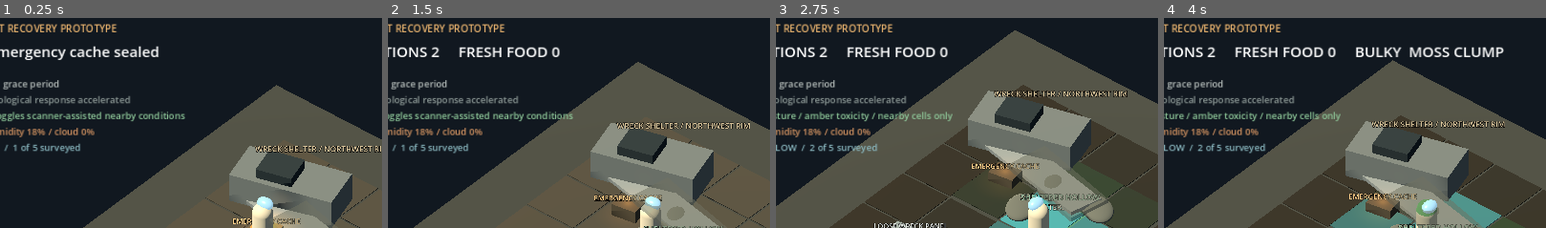
Above: before the commit, frames 1-4 (left to right).
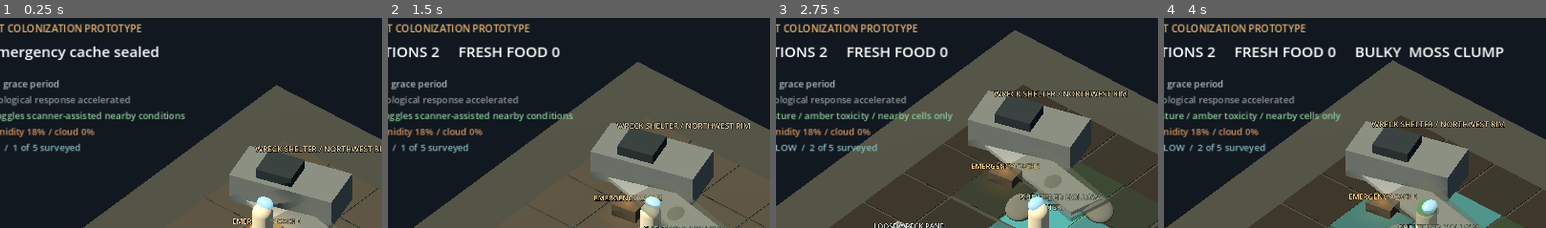
Above: after the commit, the same moments.

Repository: mmullen200/first-rain
Game: Godot game, scene res://main.tscn
Two runs of this game, one before a commit and one after it. Both use one fixed random seed, a clock stepped at 60 frames per second and the inputs below.
Inputs:
- Up to frame 1 (0.25 s): no input
- Up to frame 2 (1.5 s): tap Enter at 0.5 s; hold D 0.53-1.28 s; hold E 0.53-1.28 s; tap Space at 0.77 s; hold S from 1.28 s (still down); tap F at 1.35 s
- Up to frame 3 (2.75 s): tap Space at 1.52 s; release S at 2.03 s; hold D from 2.03 s (still down); tap V at 2.1 s
- Up to frame 4 (4 s): release D at 2.78 s; hold W 2.78-3.53 s; tap C at 2.85 s; tap Space at 3.02, 3.77 s; hold A from 3.53 s (still down); tap T at 3.6 s
The pictures show only the part of the screen within x 16-66%, y 0-50%; the shares and areas given below are measured in that part.

The runs differ from the first frame. In frame 1, 1.1% of the frame differs, in the area x 2-38%, y 2-7%; in frame 2, 1.1%; in frame 3, 1.1%; in frame 4, 1.1%.

Commit message:
Place arriving animals by local habitat

Diff:
--- a/prototypes/godot-first-interaction/main.gd
+++ b/prototypes/godot-first-interaction/main.gd
@@ -627,7 +627,7 @@
 
 	var title := Label.new()
 	title.position = Vector2(24, 18)
-	title.text = "FIRST RAIN  /  HABITAT RECOVERY PROTOTYPE"
+	title.text = "FIRST RAIN  /  HABITAT COLONIZATION PROTOTYPE"
 	title.add_theme_font_size_override("font_size", 15)
 	title.add_theme_color_override("font_color", Color("e9b36e"))
 	canvas.add_child(title)
@@ -1163,7 +1163,7 @@
 	ecology_step_accumulator += delta
 	while ecology_step_accumulator >= ECOLOGY_STEP_SECONDS:
 		ecology_step_accumulator -= ECOLOGY_STEP_SECONDS
-		_seed_integrated_animals(ecology.summary())
+		_seed_integrated_animals()
 		var animal_events: Array[Dictionary] = animal_simulation.step()
 		_handle_authoritative_animal_events(animal_events)
 		var state: Dictionary = ecology.summary()
@@ -1211,25 +1211,141 @@
 			_set_status("The wetland releases a sharp airborne trace. The scanner separates sulfur precursor in water from volatile material above it.")
 
 
-func _seed_integrated_animals(state: Dictionary) -> void:
-	if int(state["rhizome_cells"]) >= 1 and not animal_simulation.agents.has("colony:1"):
-		_register_ecological_role("colony", "colony:1", Vector2i(10, 8), "Eusocial colony — recycles detritus into nutrients, but hungry workers can strip rooted growth")
-	if int(state["canopy_cells"]) >= 1 and not animal_simulation.agents.has("vector:1"):
-		_register_ecological_role("vector", "vector:1", Vector2i(12, 8), "Flying vector — carries reproductive material between separated plant patches")
-	if int(state["aquatic_cells"]) >= 1 and not animal_simulation.agents.has("engineer:1"):
-		_register_ecological_role("wetland_engineer", "engineer:1", Vector2i(16, 11), "Wetland engineer — converts gathered biomass into dams that retain water and obstruct drainage")
-	if int(state["rhizome_cells"]) >= 1 and grazer_awake and not animal_simulation.agents.has("grazer:2"):
-		_register_ecological_role("grazer", "grazer:2", Vector2i(9, 8), "Second grazer — makes mating and population recovery possible when forage persists")
-	if animal_simulation.agents.has("grazer:2") and int(state["canopy_cells"]) >= 1 and not animal_simulation.agents.has("predator:1"):
-		_register_ecological_role("predator", "predator:1", Vector2i(20, 9), "Predator — limits grazer pressure and may become a direct combat threat")
-
-
-func _register_ecological_role(species: String, stable_id: String, cell: Vector2i, discovery: String) -> void:
+func _seed_integrated_animals() -> void:
+	var arrivals := [
+		["colony", "colony:1"],
+		["vector", "vector:1"],
+		["wetland_engineer", "engineer:1"]
+	]
+	if grazer_awake:
+		arrivals.append(["grazer", "grazer:2"])
+	if animal_simulation.agents.has("grazer:2"):
+		arrivals.append(["predator", "predator:1"])
+	for arrival in arrivals:
+		var species: String = arrival[0]
+		var stable_id: String = arrival[1]
+		if animal_simulation.agents.has(stable_id):
+			continue
+		var habitat: Dictionary = _best_arrival_habitat(species)
+		if habitat.is_empty():
+			continue
+		_register_ecological_role(species, stable_id, habitat)
+
+
+func _best_arrival_habitat(species: String) -> Dictionary:
+	if species == "predator":
+		return _best_predator_arrival_habitat()
+	var radius := 3 if species == "vector" else 2
+	var best := {}
+	var best_score := -1.0
+	for y in range(ecology.HEIGHT):
+		for x in range(ecology.WIDTH):
+			var cell := Vector2i(x, y)
+			var evidence := _local_habitat_evidence(cell, radius)
+			var score := _species_habitat_score(species, evidence)
+			if score > best_score:
+				best_score = score
+				best = {"cell": cell, "score": score, "evidence": evidence}
+	if best_score < 0.0:
+		return {}
+	return best
+
+
+func _local_habitat_evidence(center: Vector2i, radius: int) -> Dictionary:
+	var evidence := {
+		"detritus": 0.0,
+		"forage": 0.0,
+		"surface_water": 0.0,
+		"plant_material": 0.0,
+		"flowering": 0.0,
+		"flowering_sources": 0,
+		"moisture": 0.0,
+		"toxicity": 0.0,
+		"weight": 0.0
+	}
+	for y in range(maxi(0, center.y - radius), mini(ecology.HEIGHT - 1, center.y + radius) + 1):
+		for x in range(maxi(0, center.x - radius), mini(ecology.WIDTH - 1, center.x + radius) + 1):
+			var sample: Dictionary = ecology.cell_snapshot(x, y)
+			var distance := absi(x - center.x) + absi(y - center.y)
+			var weight := 1.0 / float(distance + 1)
+			var local_flowering: float = float(sample["ground_bloom"]) + float(sample["canopy_bloom"])
+			evidence["detritus"] += float(sample["dead_biomass"]) * weight
+			evidence["forage"] += (float(sample["moss"]) + float(sample["rhizome"])) * weight
+			evidence["surface_water"] += float(sample["surface_water"]) * weight
+			evidence["plant_material"] += (float(sample["moss"]) + float(sample["rhizome"]) + float(sample["canopy"])) * weight
+			evidence["flowering"] += local_flowering * weight
+			if local_flowering >= 0.025:
+				evidence["flowering_sources"] += 1
+			evidence["moisture"] += float(sample["moisture"]) * weight
+			evidence["toxicity"] += float(sample["toxicity"]) * weight
+			evidence["weight"] += weight
+	evidence["moisture"] /= maxf(0.001, float(evidence["weight"]))
+	evidence["toxicity"] /= maxf(0.001, float(evidence["weight"]))
+	return evidence
+
+
+func _species_habitat_score(species: String, evidence: Dictionary) -> float:
+	var viability: float = maxf(0.0, 1.0 - float(evidence["toxicity"]))
+	match species:
+		"colony":
+			if float(evidence["detritus"]) < 0.42 or float(evidence["moisture"]) < 0.08:
+				return -1.0
+			return float(evidence["detritus"]) * (0.4 + float(evidence["moisture"])) * viability
+		"vector":
+			if int(evidence["flowering_sources"]) < 2 or float(evidence["flowering"]) < 0.1:
+				return -1.0
+			return float(evidence["flowering"]) * viability + float(evidence["flowering_sources"]) * 0.025
+		"wetland_engineer":
+			if float(evidence["surface_water"]) < 0.28 or float(evidence["plant_material"]) < 0.32:
+				return -1.0
+			return minf(float(evidence["surface_water"]), float(evidence["plant_material"])) * viability
+		"grazer":
+			if float(evidence["forage"]) < 0.65:
+				return -1.0
+			return float(evidence["forage"]) * viability
+	return -1.0
+
+
+func _best_predator_arrival_habitat() -> Dictionary:
+	var prey_cells: Array[Vector2i] = []
+	for stable_id in animal_simulation.agents:
+		var agent: Dictionary = animal_simulation.agent_state(stable_id)
+		if not agent.is_empty() and bool(agent["alive"]) and String(agent["species"]) == "grazer":
+			prey_cells.append(agent["cell"])
+	if prey_cells.size() < 2:
+		return {}
+	var best_cell := Vector2i.ZERO
+	var best_score := -1.0
+	for y in range(ecology.HEIGHT):
+		for x in range(ecology.WIDTH):
+			var cell := Vector2i(x, y)
+			var score := 0.0
+			for prey_cell in prey_cells:
+				score += 1.0 / float(absi(prey_cell.x - cell.x) + absi(prey_cell.y - cell.y) + 1)
+			if score > best_score:
+				best_score = score
+				best_cell = cell
+	return {"cell": best_cell, "score": best_score, "evidence": {"living_grazers": prey_cells.size()}}
+
+
+func _register_ecological_role(species: String, stable_id: String, habitat: Dictionary) -> void:
+	var cell: Vector2i = habitat["cell"]
 	if not animal_simulation.register_agent(species, stable_id, {"cell": cell, "hunger": 0.35, "body_biomass": 0.8}):
 		return
 	animal_roles_announced[stable_id] = true
-	_add_discovery(discovery)
-	evidence.record_event(ecology.tick, "organism.%s_established" % species, stable_id, [], {"cell": cell})
+	var arrival_observations := {
+		"colony": "Eusocial colony — fresh galleries and clustered workers appear beside a damp detritus patch",
+		"vector": "Flying animal — repeated crossings begin between nearby blossoms",
+		"wetland_engineer": "Large wetland animal — tracks gather beside shallow water and nearby plant growth",
+		"grazer": "Second grazer — another animal settles into a concentrated forage patch",
+		"predator": "Predator — fresh tracks converge on the grazers' range"
+	}
+	_add_discovery(arrival_observations.get(species, "New animal activity appears in a changed habitat"))
+	evidence.record_event(ecology.tick, "organism.%s_established" % species, stable_id, [], {
+		"cell": cell,
+		"habitat_score": habitat["score"],
+		"habitat_evidence": habitat["evidence"]
+	})
 
 
 func _update_ecological_animal_markers() -> void:
--- /dev/null
+++ b/prototypes/godot-first-interaction/tests/habitat_colonization_test.gd
@@ -0,0 +1,73 @@
+extends SceneTree
+
+
+func _initialize() -> void:
+	call_deferred("_run")
+
+
+func _run() -> void:
+	var scene = load("res://main.tscn").instantiate()
+	root.add_child(scene)
+	await process_frame
+
+	var colony_patch := Vector2i(21, 13)
+	_seed_patch(scene, colony_patch, {"dead_biomass": 0.2}, 1)
+	scene.ecology.add_water(scene.ecology.world_position(colony_patch.x, colony_patch.y), 0.5, 2.4)
+	var colony_habitat: Dictionary = scene._best_arrival_habitat("colony")
+	_assert(not colony_habitat.is_empty(), "a concentrated detritus patch should qualify for colony arrival")
+	_assert(_cell_distance(colony_habitat["cell"], colony_patch) <= 1, "the colony destination should follow the local detritus patch")
+	_assert(colony_habitat["cell"] != Vector2i(10, 8), "the old hardcoded colony cell should not control arrival")
+
+	var vector_patch := Vector2i(4, 12)
+	scene.ecology.add_resources(vector_patch, {"ground_bloom": 0.16})
+	scene.ecology.add_resources(vector_patch + Vector2i(2, 0), {"canopy_bloom": 0.16})
+	var vector_habitat: Dictionary = scene._best_arrival_habitat("vector")
+	_assert(not vector_habitat.is_empty(), "two nearby flowering patches should qualify for vector arrival")
+	_assert(_cell_distance(vector_habitat["cell"], vector_patch + Vector2i(1, 0)) <= 3, "the vector destination should follow connected blossoms")
+
+	var engineer_patch := Vector2i(18, 12)
+	_seed_patch(scene, engineer_patch, {"surface_water": 0.18, "rhizome": 0.14}, 1)
+	var engineer_habitat: Dictionary = scene._best_arrival_habitat("wetland_engineer")
+	_assert(not engineer_habitat.is_empty(), "water with nearby plants should qualify for engineer arrival")
+	_assert(_cell_distance(engineer_habitat["cell"], engineer_patch) <= 1, "the engineer destination should follow the local wetland")
+
+	var grazer_patch := Vector2i(3, 13)
+	_seed_patch(scene, grazer_patch, {"moss": 0.15, "rhizome": 0.15}, 1)
+	var grazer_habitat: Dictionary = scene._best_arrival_habitat("grazer")
+	_assert(not grazer_habitat.is_empty(), "a concentrated forage patch should qualify for grazer arrival")
+	_assert(_cell_distance(grazer_habitat["cell"], grazer_patch) <= 1, "the grazer destination should follow local forage")
+
+	scene.grazer_awake = true
+	scene.animal_simulation.register_agent("grazer", "grazer:1", {"cell": grazer_patch})
+	scene._seed_integrated_animals()
+	_assert(scene.animal_simulation.agents.has("colony:1"), "qualifying local habitat should establish the colony")
+	_assert(scene.animal_simulation.agent_state("colony:1")["cell"] == colony_habitat["cell"], "registration should use the selected local colony habitat")
+	_assert(not _discoveries_explain_roles(scene.discoveries), "arrival discoveries should describe evidence without announcing ecological functions")
+
+	print("PASS: species arrive at locally suitable player-shaped habitat without role-explaining discovery text")
+	quit(0)
+
+
+func _seed_patch(scene, center: Vector2i, resources: Dictionary, radius: int) -> void:
+	for y in range(center.y - radius, center.y + radius + 1):
+		for x in range(center.x - radius, center.x + radius + 1):
+			scene.ecology.add_resources(Vector2i(x, y), resources)
+
+
+func _discoveries_explain_roles(discoveries: Array[String]) -> bool:
+	for discovery in discoveries:
+		var lower := discovery.to_lower()
+		if "recycles detritus" in lower or "limits grazer pressure" in lower or "makes mating" in lower or "converts gathered biomass" in lower or "carries reproductive material" in lower:
+			return true
+	return false
+
+
+func _cell_distance(a: Vector2i, b: Vector2i) -> int:
+	return absi(a.x - b.x) + absi(a.y - b.y)
+
+
+func _assert(condition: bool, message: String) -> void:
+	if condition:
+		return
+	push_error("FAIL: " + message)
+	quit(1)
Not shown, changed: prototypes/godot-first-interaction/README.md
